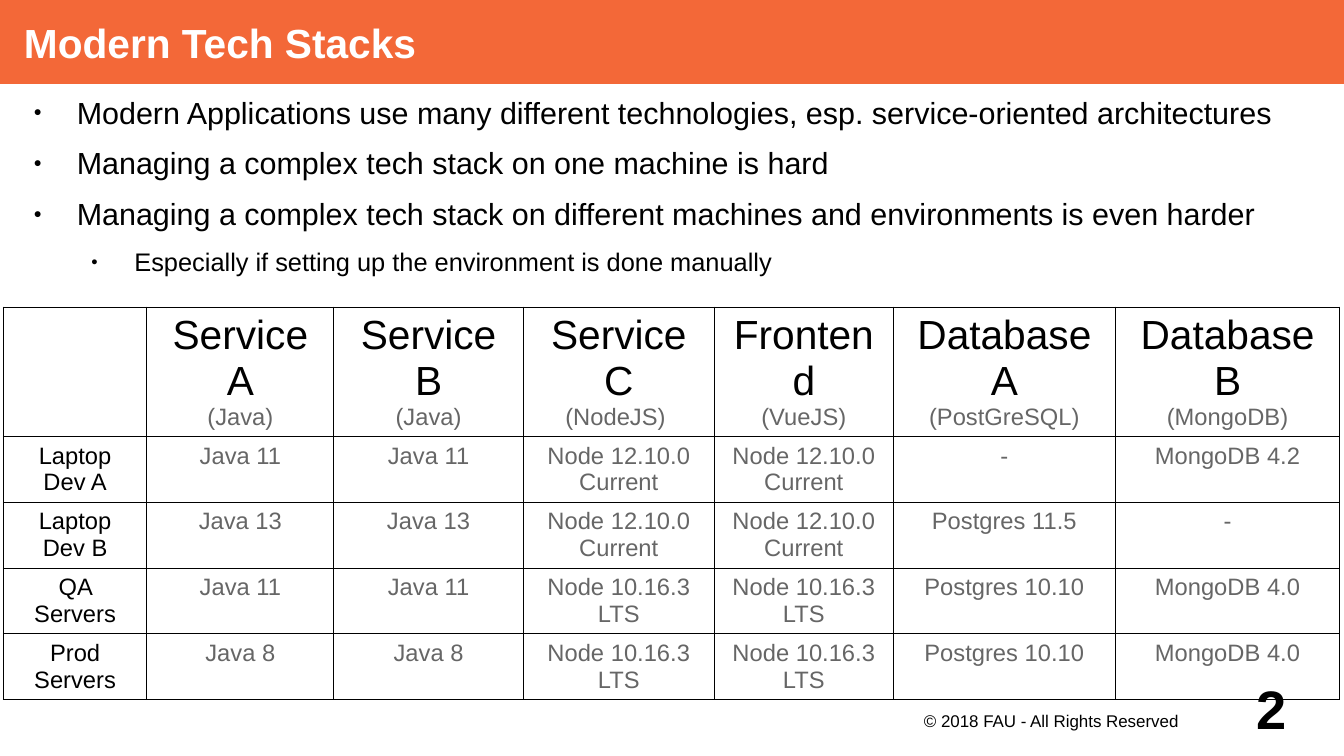
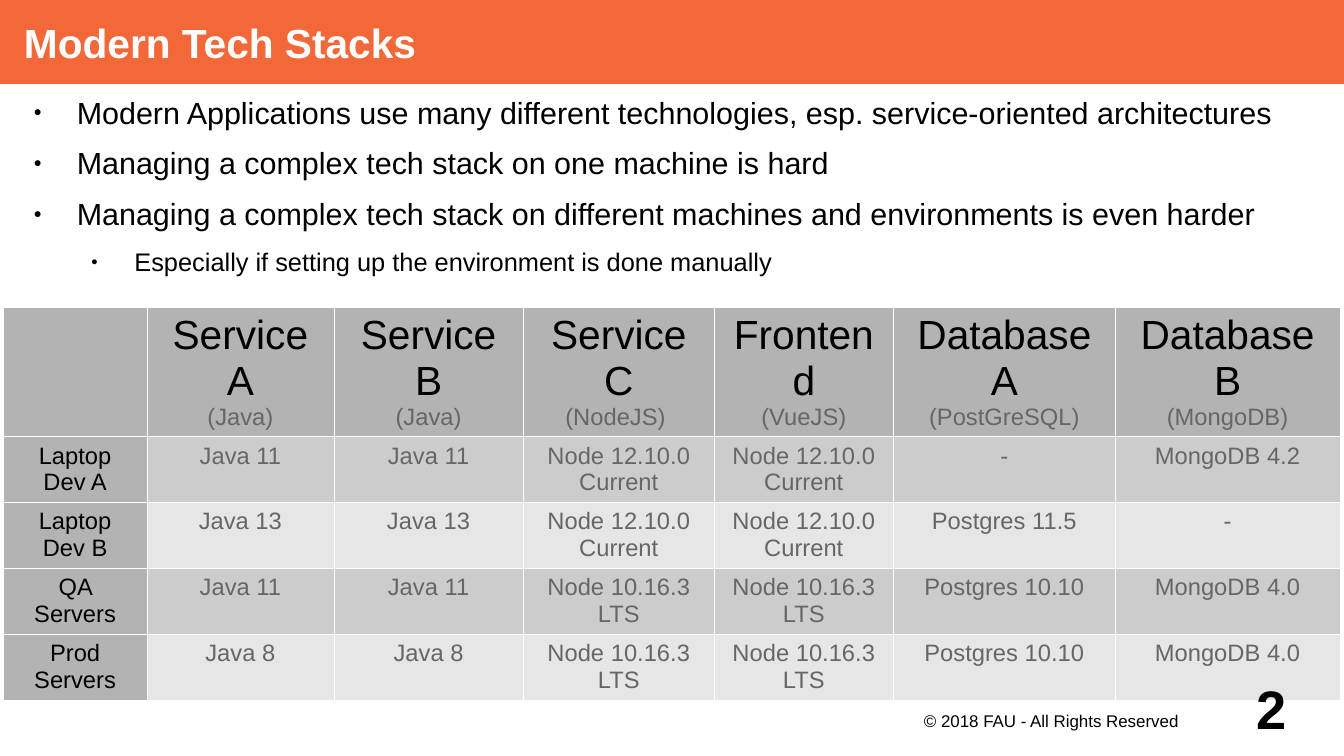
Before and after one commit to dirkriehle/adap-course, a slide deck: slide 2 of Lecture Slides/ADAP Z01 - Containerization.odp. Drawn at 1344x756 pixels with LibreOffice and Linux fonts; fonts in the diff are those of the drawing. Boxes give left, top, right and bottom in pixels: in the first picture for what was removed or moved away, otherwise in the second. Text is boxed around its words. In the diff, an @@ line names an element or a change of style, - is before the commit and + after.

```diff
--- a/Lecture Slides/ADAP Z01 - Containerization.odp
+++ b/Lecture Slides/ADAP Z01 - Containerization.odp
@@ table at [4, 307, 1340, 692] @@
@@ fill none to #B3B3B3 in 10 cells @@
@@ fill none to #CCCCCC in 12 cells @@
@@ fill none to #E6E6E6 in 12 cells @@
@@ borders changed @@
```
Also in this commit, not shown: 3 other slides changed.
